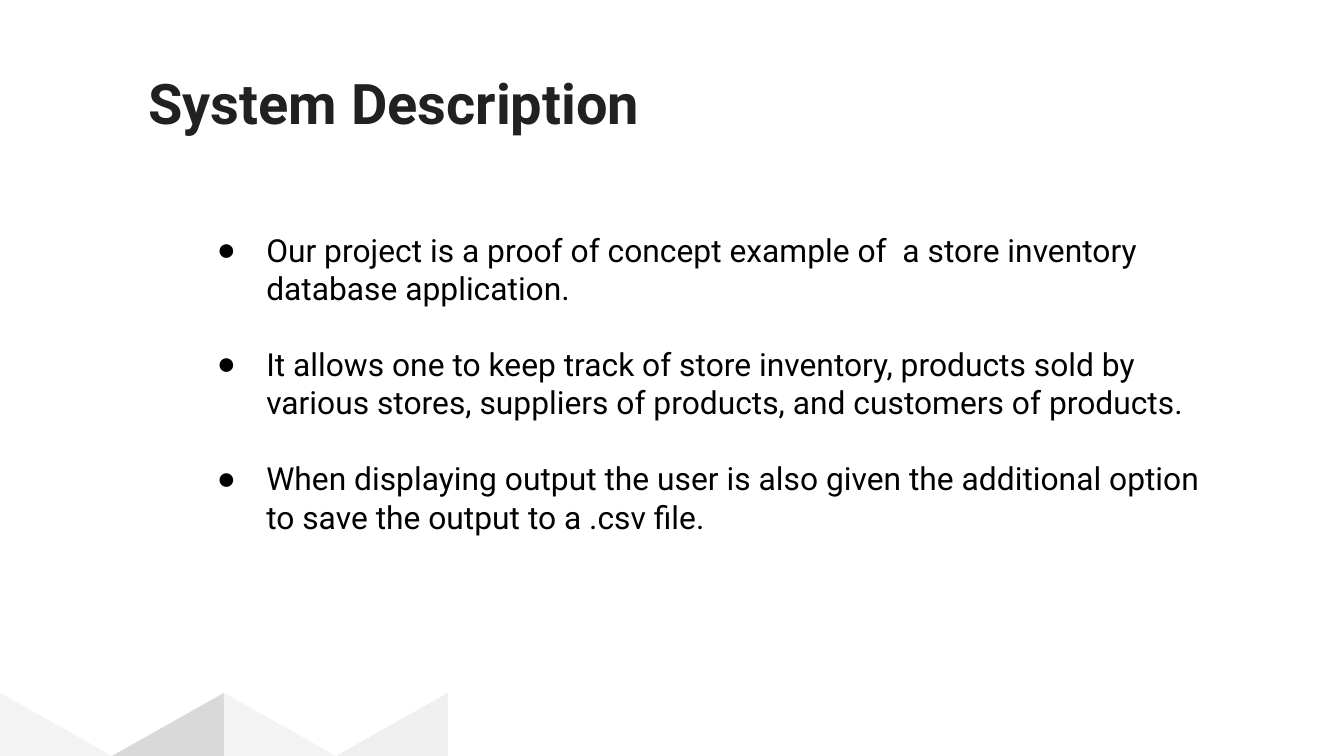
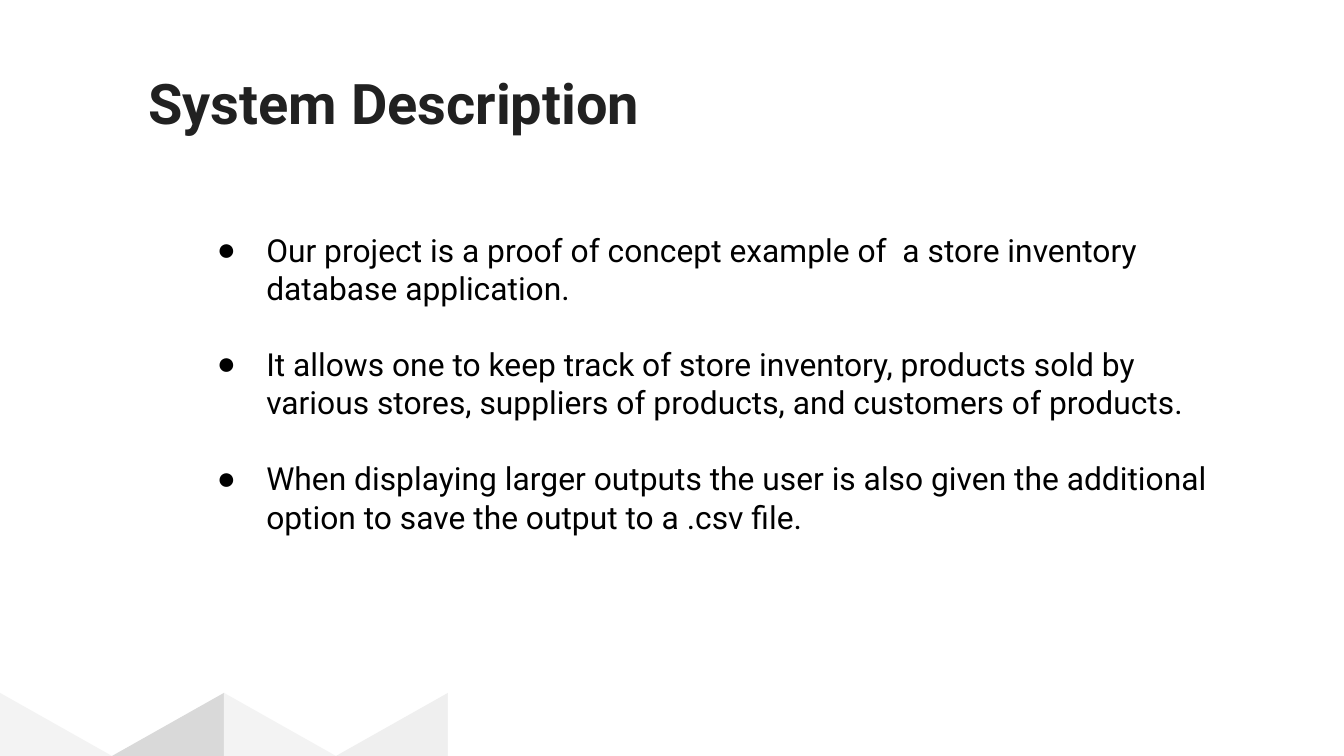
Before and after one commit to adaPlu/Barcode-Reader-CSE111, a slide deck: slide 2 of docs/Final Presentation.pptx. Drawn at 1344x756 pixels with LibreOffice and Linux fonts; fonts in the diff are those of the drawing. Boxes give left, top, right and bottom in pixels: in the first picture for what was removed or moved away, otherwise in the second. Text is boxed around its words. In the diff, an @@ line names an element or a change of style, - is before the commit and + after.

```diff
--- a/docs/Final Presentation.pptx
+++ b/docs/Final Presentation.pptx
@@ text at [266, 466, 1207, 536]: text changed @@
-● When displaying output the user is also given the additional option to save the output to a .csv file.
+● When displaying larger outputs the user is also given the additional option to save the output to a .csv file.
```
Also in this commit, not shown: 1 other slide changed, 1 other file.
